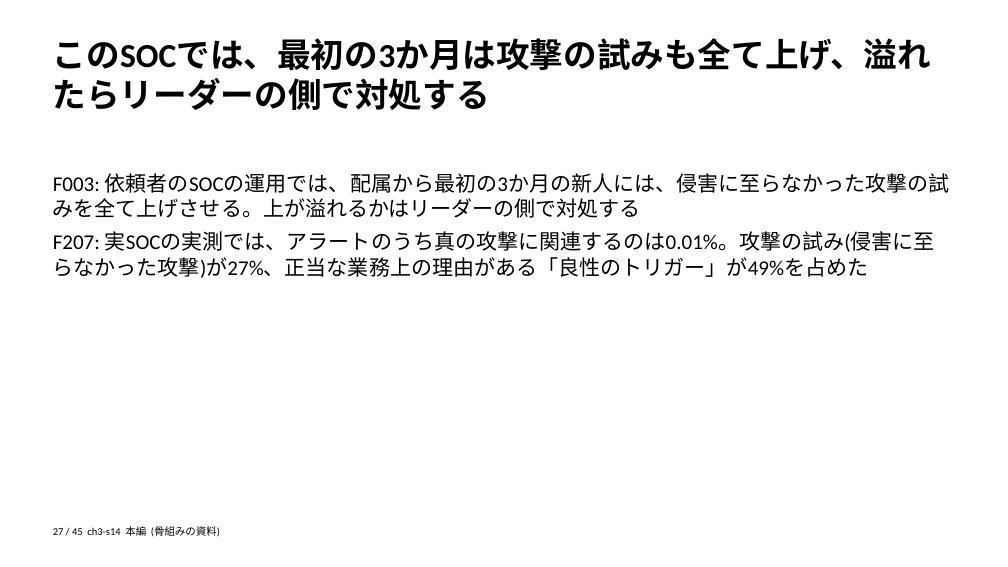
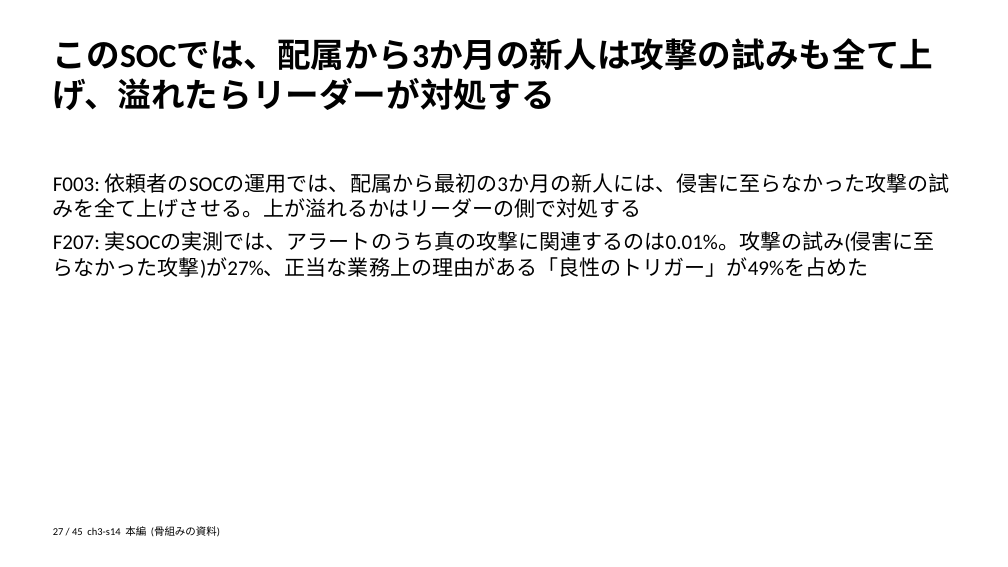
Before and after one commit to zyuuryuu/PPTX-Planner, a slide deck: slide 27 of trial/deck/preview/skeleton.pptx. Drawn at 1008x567 pixels with LibreOffice and Linux fonts; fonts in the diff are those of the drawing. Boxes give left, top, right and bottom in pixels: in the first picture for what was removed or moved away, otherwise in the second. Text is boxed around its words. In the diff, an @@ line names an element or a change of style, - is before the commit and + after.

```diff
--- a/trial/deck/preview/skeleton.pptx
+++ b/trial/deck/preview/skeleton.pptx
@@ text at (53, 38, 934, 110): text changed @@
-このSOCでは、最初の3か月は攻撃の試みも全て上げ、溢れたらリーダーの側で対処する
+このSOCでは、配属から3か月の新人は攻撃の試みも全て上げ、溢れたらリーダーが対処する
```
Also in this commit, not shown: 6 other slides changed, 5 other files.
